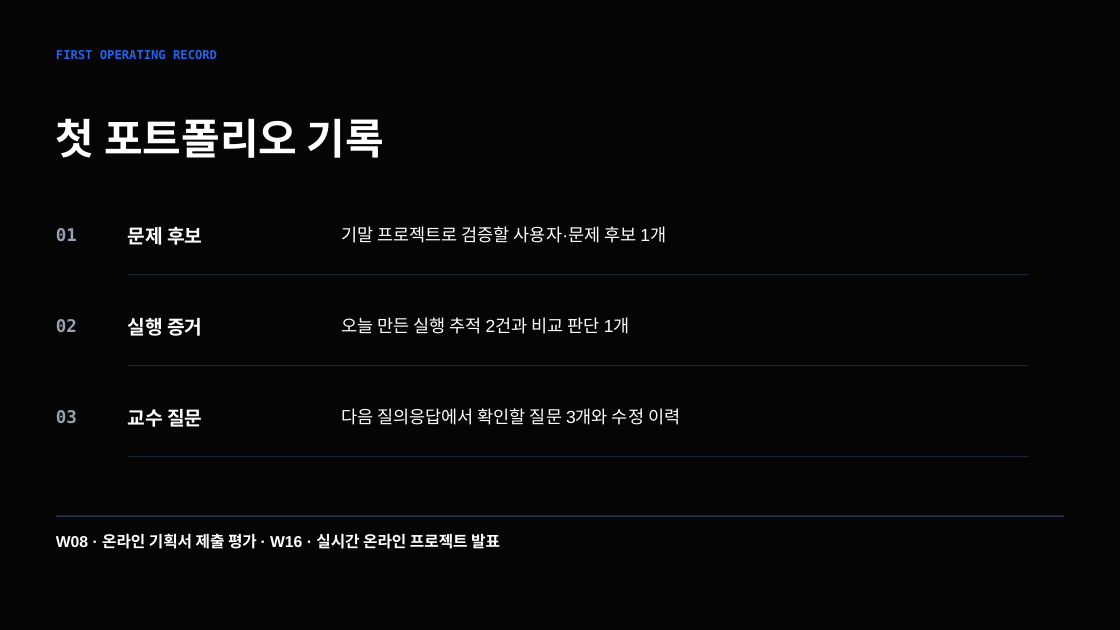
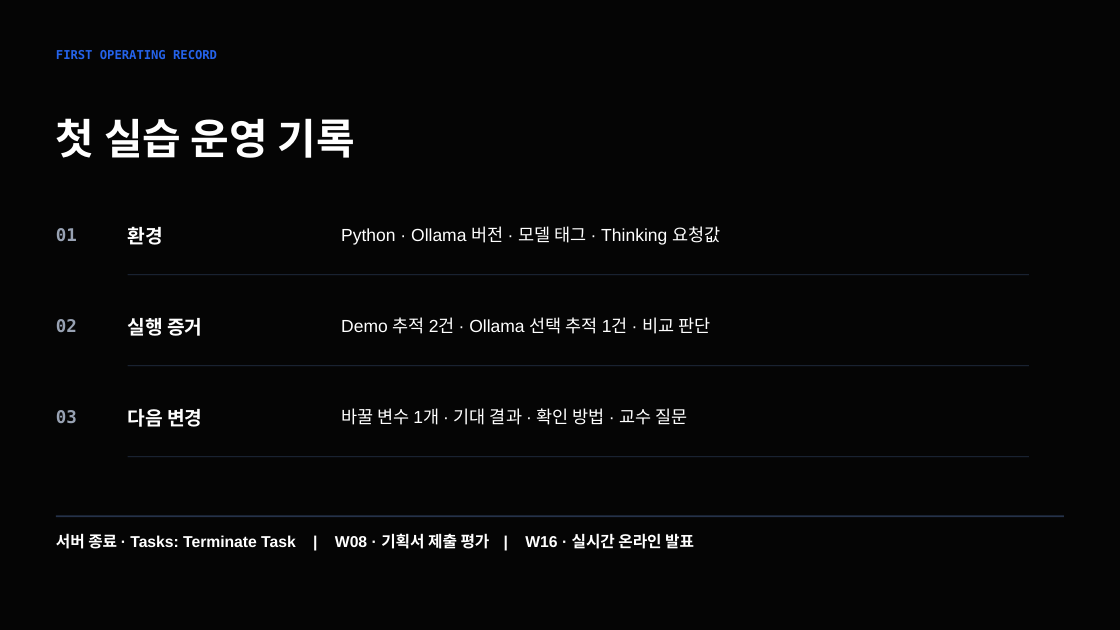
Before and after one commit to smilesjcha/llmops-16week, a slide deck: slide 80 of week01/lecture/01_week1_llmops_kickoff.pptx. Drawn at 1120x630 pixels with LibreOffice and Linux fonts; fonts in the diff are those of the drawing. Boxes give left, top, right and bottom in pixels: in the first picture for what was removed or moved away, otherwise in the second. Text is boxed around its words. In the diff, an @@ line names an element or a change of style, - is before the commit and + after.

Commit message:
Improve Week 01 Ollama runtime and course materials

```diff
--- a/week01/lecture/01_week1_llmops_kickoff.pptx
+++ b/week01/lecture/01_week1_llmops_kickoff.pptx
@@ text at (56, 118, 355, 158): text changed @@
-첫 포트폴리오 기록
+첫 실습 운영 기록
@@ text at (128, 226, 163, 245): text changed @@
-문제 후보
+환경
@@ text at (341, 226, 720, 245): text changed @@
-기말 프로젝트로 검증할 사용자·문제 후보 1개
+Python · Ollama 버전 · 모델 태그 · Thinking 요청값
@@ text at (341, 317, 710, 334): text changed @@
-오늘 만든 실행 추적 2건과 비교 판단 1개
+Demo 추적 2건 · Ollama 선택 추적 1건 · 비교 판단
@@ text at (128, 409, 202, 427): text changed @@
-교수 질문
+다음 변경
@@ text at (341, 408, 688, 425): text changed @@
-다음 질의응답에서 확인할 질문 3개와 수정 이력
+바꿀 변수 1개 · 기대 결과 · 확인 방법 · 교수 질문
@@ text at (56, 533, 694, 549): text changed @@
-W08 · 온라인 기획서 제출 평가 · W16 · 실시간 온라인 프로젝트 발표
+서버 종료 · Tasks: Terminate Task | W08 · 기획서 제출 평가 | W16 · 실시간 온라인 발표
```
Also in this commit, not shown: 14 other slides changed, 3 slides added, 3 slides removed, 20 other files.
